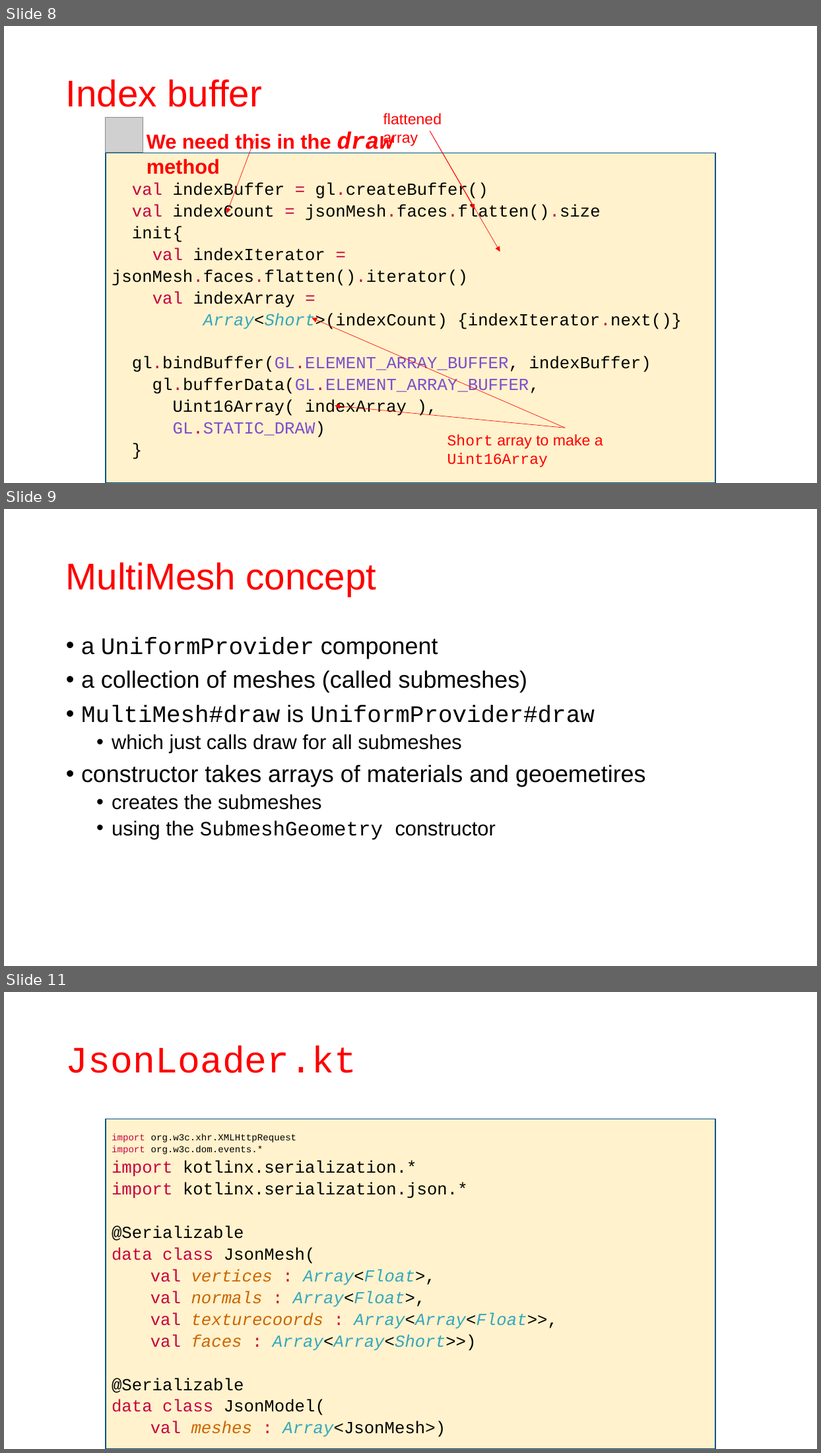
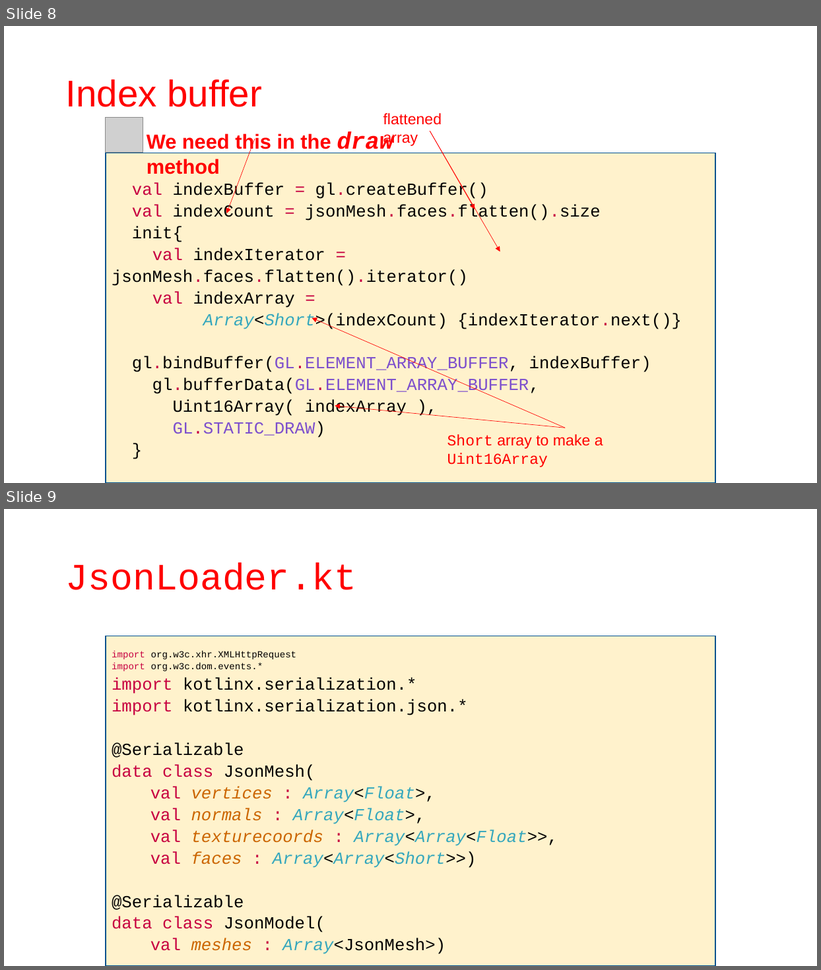
Before and after one commit to szecsi/kogfactory, a slide deck: projects/kog.040.010-models/aitcg310 - Modeling.pptx. Shown one above the other, each under a label of ours: slides 8, 9 and 11 before the commit, slides 8 and 9 after it; the slides between them are not shown. The pictures are 821x1453 and 821x970 pixels, drawn with LibreOffice and Linux fonts; fonts in the diff are those of the drawing; grey boxes stand for pictures. Boxes give left, top, right and bottom in pixels: in the first picture for what was removed or moved away, otherwise in the second. Text is boxed around its words. In the diff, an @@ line names an element or a change of style, - is before the commit and + after.

```diff
--- a/projects/kog.040.010-models/aitcg310 - Modeling.pptx
+++ b/projects/kog.040.010-models/aitcg310 - Modeling.pptx
@@ slide 9 removed at [4, 509, 817, 966], background #FFFFFF @@
@@ title removed at [66, 562, 377, 596] @@
-MultiMesh concept
@@ text removed at [81, 637, 646, 840] @@
-• a UniformProvider component
-• a collection of meshes (called submeshes)
-• MultiMesh#draw is UniformProvider#draw
-  • which just calls draw for all submeshes
-• constructor takes arrays of materials and geoemetires
-  • creates the submeshes
-  • using the SubmeshGeometry constructor
@@ what was slide 11 is now slide 9 @@
```
Also in this commit, not shown: 2 slides changed, 1 slide added, 2 other slides removed, 1 other file.
